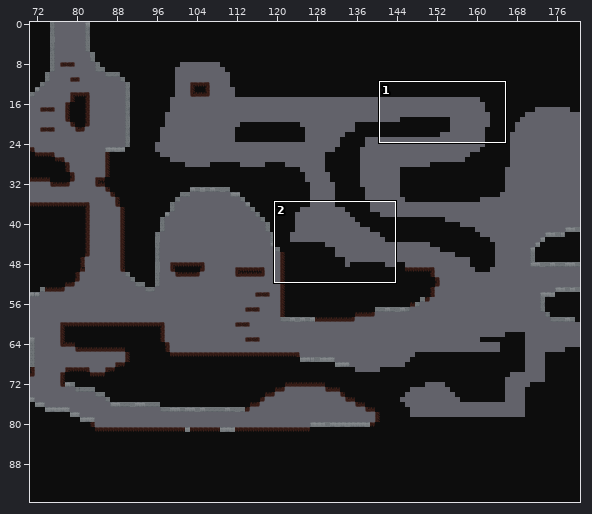
An edit to a level. Tiled map, maps/caves.tmx. The first picture is a wide view before the edit; the outline marks the close-up.
Close-up. Before the commit:
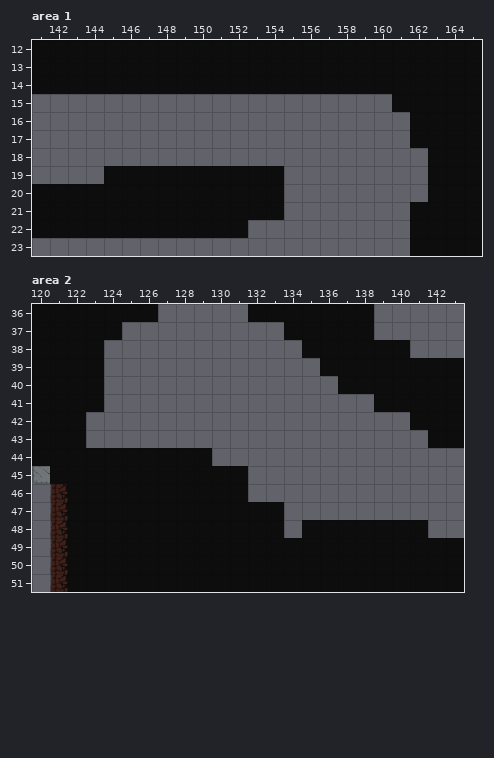
Cells are 64x64 px. Shown: area 1 x 141..165, y 12..23; area 2 x 120..143, y 36..51. The commit also changed other parts of the map, which this record leaves out.
And afterwards:
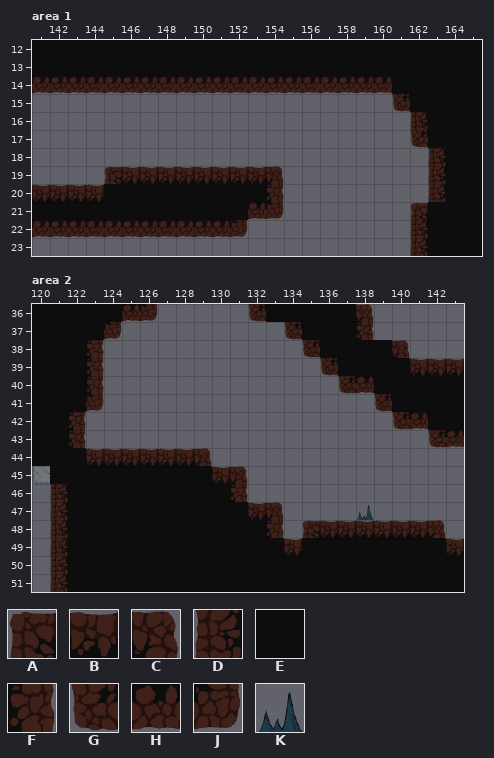
Key: from "rocks": A 5, B 6, C 7, D 9, E 10, F 11, G 13, H 14, J 15; from "trees": K 19.
_ is an empty cell.
The exact change:
Layer "solid tiles", area 1:
Tile A replaces tile E in row 19 at x 145; in row 21 at x 162.
Tile B replaces tile E in row 19 at x 146 to 153; in row 20 at x 141 to 144.
Tile C replaces tile E in row 19 at x 154.
Tile D replaces tile E in row 16 at x 162; in rows 18 to 20 at x 163; in rows 22 to 23 at x 162.
Tile F replaces tile E in row 20 at x 154.
Tile G replaces tile E in row 15 at x 161; in row 17 at x 162.
Tile H replaces tile E in row 14 at x 141 to 160; in row 21 at x 153; in row 22 at x 141 to 151.
Tile J replaces tile E in row 21 at x 154; in row 22 at x 152.
Layer "background tiles", area 2:
Tile K is added in row 47 at x 138.
Layer "solid tiles", area 2:
Tile A replaces tile E in row 48 at x 135.
Tile B replaces tile E in row 39 at x 141 to 143; in row 44 at x 123 to 128; in row 45 at x 130; in row 47 at x 132; in row 48 at x 136 to 141; in row 49 at x 134 and 143.
Tile C replaces tile E in row 36 at x 138; in row 38 at x 140; in row 44 at x 129; in row 45 at x 131; in row 47 at x 133.
Tile C is added in row 48 at x 142.
Tile F replaces tile E in row 37 at x 138; in rows 38 to 40 at x 123; in rows 42 to 43 at x 122; in row 46 at x 131; in row 48 at x 133.
Tile G replaces tile E in row 36 at x 132; in row 37 at x 134; in row 38 at x 135; in row 39 at x 136; in row 40 at x 137; in row 41 at x 139.
Tile G replaces tile E in row 43 at x 142.
Tile G is added in row 42 at x 140.
Tile H replaces tile E in row 36 at x 125; in row 40 at x 138; in row 42 at x 141; in row 43 at x 143.
Tile J replaces tile E in row 36 at x 126; in row 37 at x 124; in row 41 at x 123.
Where, in picture pixels (left, top, right, bottom), the same in both close-ups:
changed: (32, 76, 446, 256)
changed: (68, 304, 464, 556)
